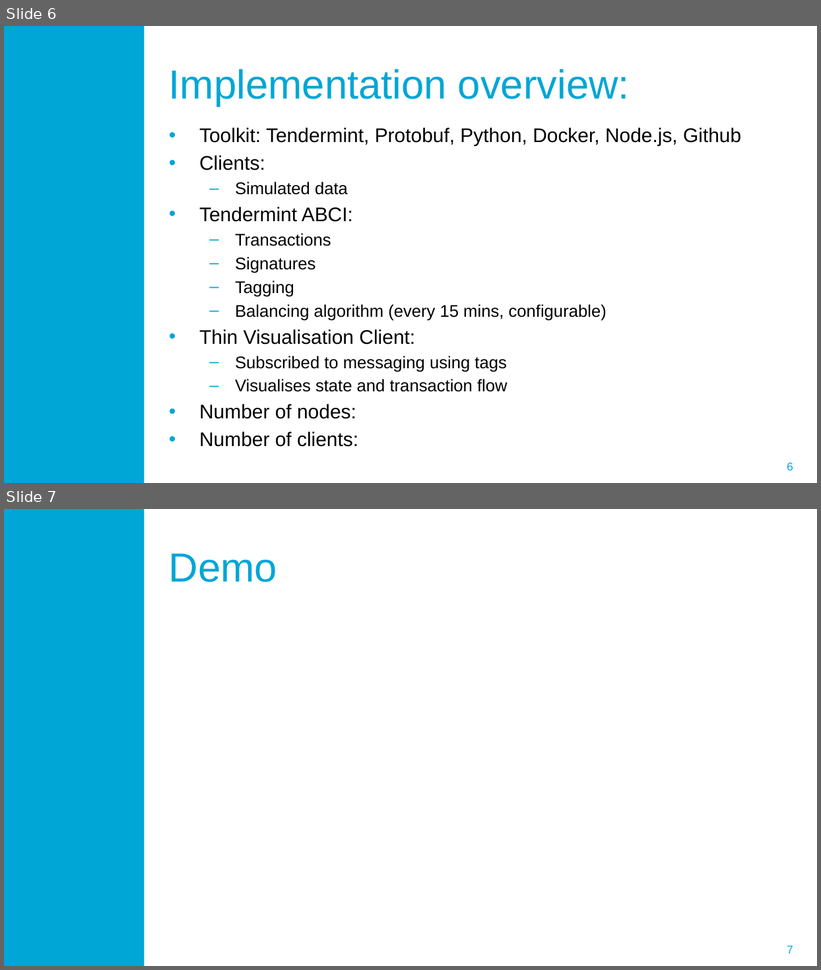
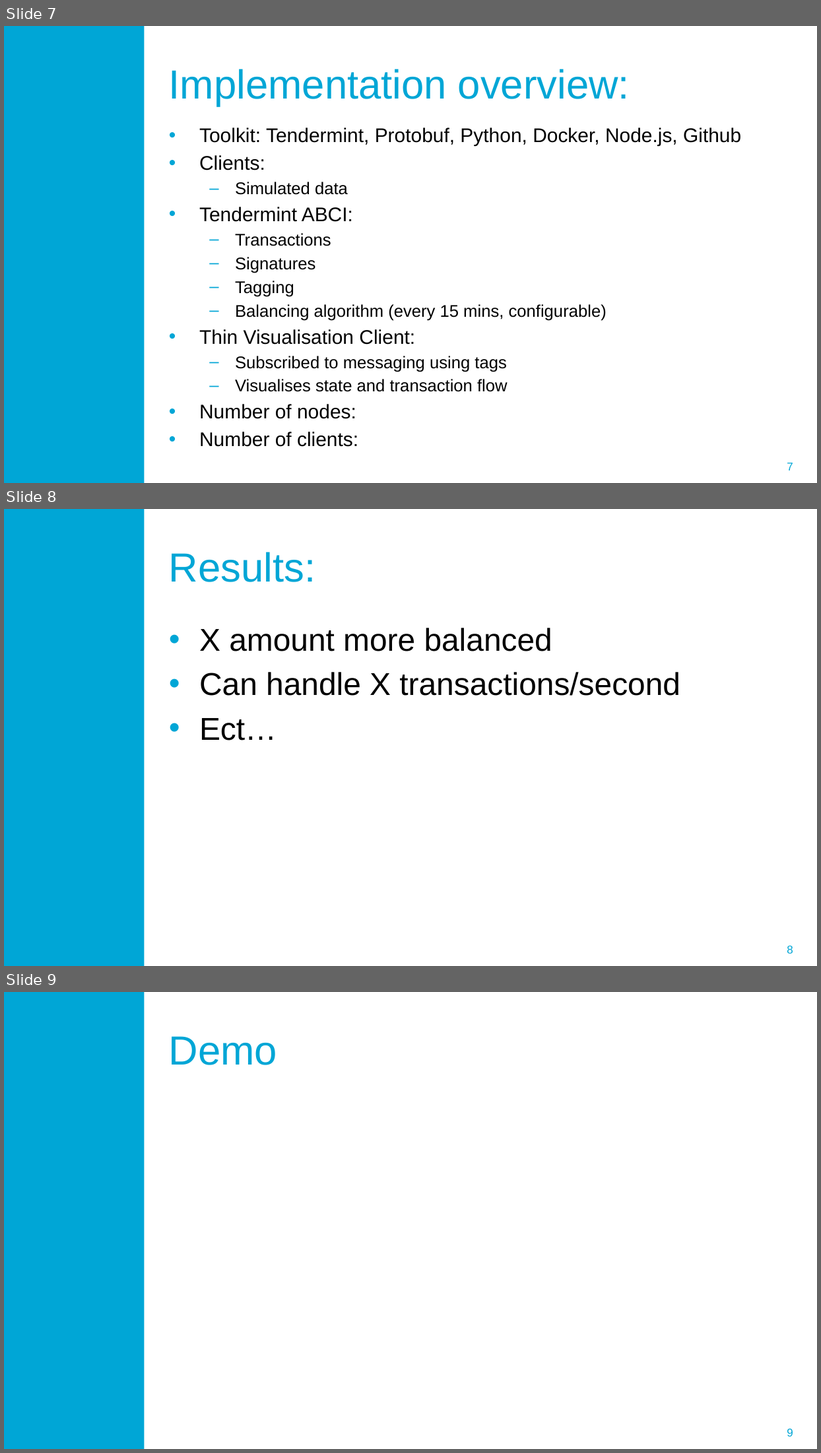
Before and after one commit to blockchain-lab/eXchains, a slide deck: Documentation/SmartGridChain.pptx. Shown one above the other, each under a label of ours: slides 6 and 7 before the commit, slides 7, 8 and 9 after it. The pictures are 821x970 and 821x1453 pixels, drawn with LibreOffice and Linux fonts; fonts in the diff are those of the drawing; background and template pictures are left out. Boxes give left, top, right and bottom in pixels: in the first picture for what was removed or moved away, otherwise in the second. Text is boxed around its words. In the diff, an @@ line names an element or a change of style, - is before the commit and + after.

```diff
--- a/Documentation/SmartGridChain.pptx
+++ b/Documentation/SmartGridChain.pptx
@@ slide 8 added at <box>4,509,817,966</box>, background #FFFFFF; not listed: 2 template elements that a slide beside it also shows @@
@@ title added at <box>169,552,316,582</box>, 36 pt, text #00A6D6 @@
+Results:
@@ text added at <box>199,628,680,741</box>, 28 pt, text #000000 @@
+• X amount more balanced
+• Can handle X transactions/second
+• Ect…
@@ what was slide 6 is now slide 7 @@
@@ page number at <box>787,463,793,471</box>: text changed @@
-6
+7
@@ what was slide 7 is now slide 9 @@
@@ page number at <box>787,1429,793,1437</box>: text changed @@
-7
+9
```
Also in this commit, not shown: 2 slides changed, 1 other slide added.
